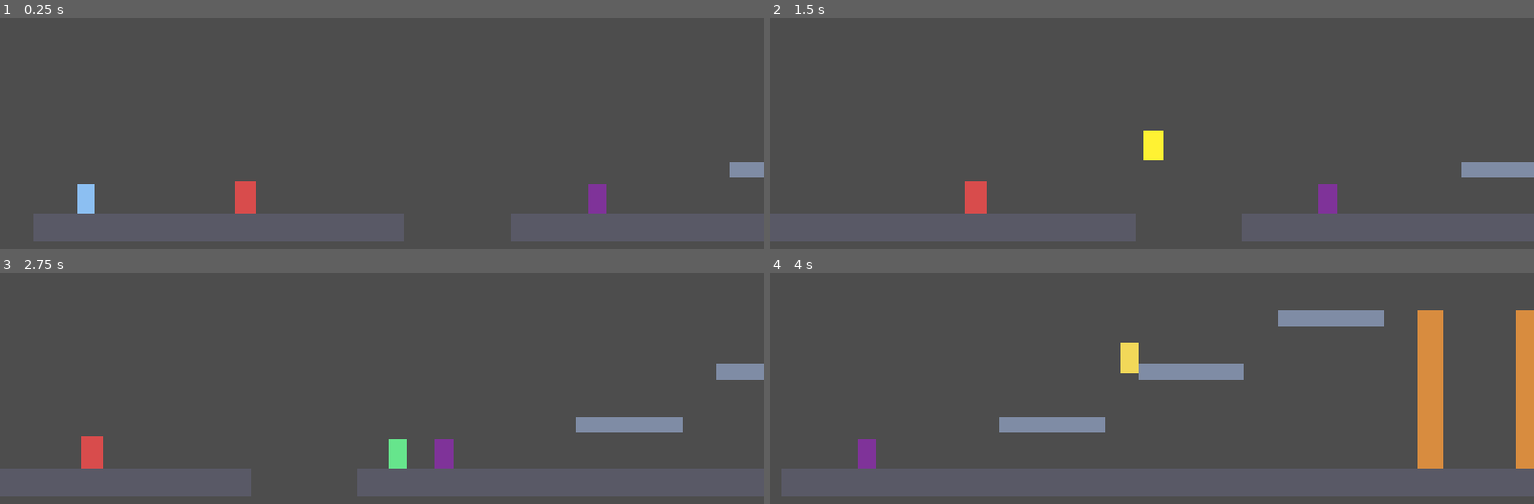
Above: before the commit, frames 1-4 (two rows, left to right).
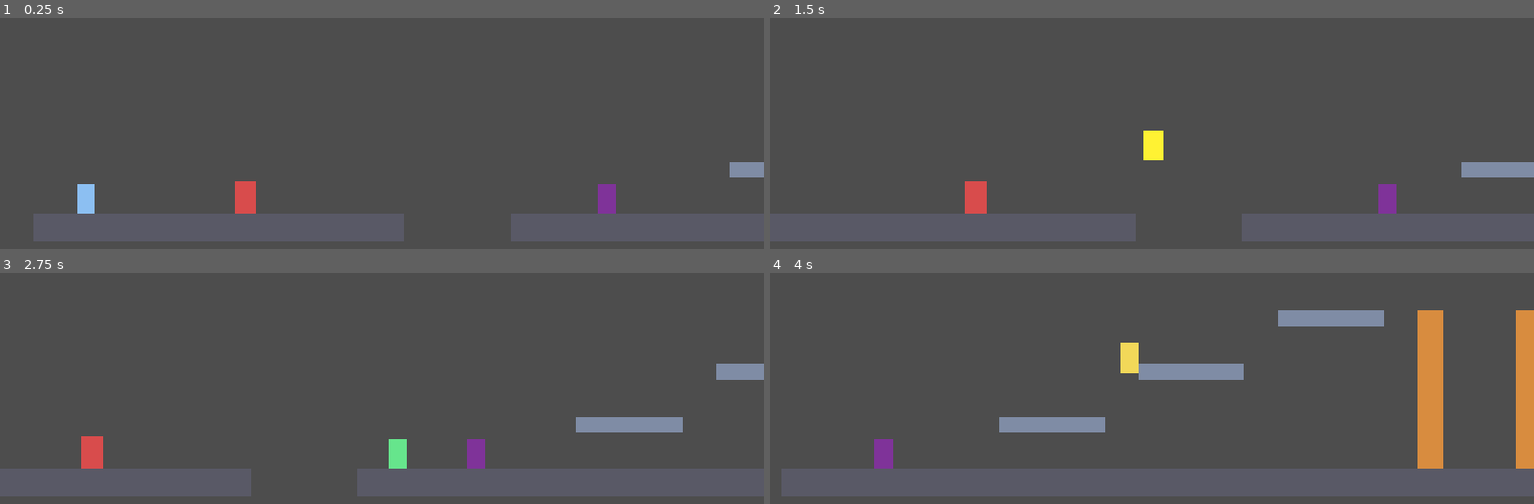
Above: after the commit, the same moments.

Repository: aslan997/Zayr
Game: Godot game, scene res://scenes/regions/TestArena.tscn
Two runs of this game, one before a commit and one after it. Both use one fixed random seed, a clock stepped at 60 frames per second and the inputs below.
Inputs:
- Up to frame 1 (0.25 s): no input
- Up to frame 2 (1.5 s): tap Enter at 0.5 s; hold Right (move_right) from 0.53 s (still down); tap J (attack) at 0.6 s; tap Space (jump) at 0.77, 1.07 s; tap Shift (dash) at 0.8, 1.35 s
- Up to frame 3 (2.75 s): tap Space (jump) at 1.52, 1.55, 1.82, 2.1 s; release Right (move_right) at 2.03 s; hold Left (move_left) from 2.03 s (still down); tap J (attack) at 2.3 s
- Up to frame 4 (4 s): release Left (move_left) at 2.78 s; hold Right (move_right) from 2.78 s (still down); tap J (attack) at 2.85 s; tap Space (jump) at 3.02, 3.32, 3.77, 3.8 s; tap Shift (dash) at 3.05, 3.6 s

The runs differ from the first frame. In frame 1, 0.3% of the frame differs, in the area x 77-81%, y 71-85%; in frame 2, 0.6%, in the area x 71-82%, y 71-85%; in frame 3, 0.6%; in frame 4, 0.6%.

Commit message:
Add combat prototype milestone 7: enemy patrol and chase
Finishes what EnemyAI's own docstring already flagged as deferred:
it now patrols back and forth within patrol_distance of wherever it
spawns (computed at ready, so the scene stays placement-agnostic),
switches to chasing once the player enters detection_range, and still
attacks within attack_range as before. EnemyAI exposes move_velocity_x
instead of touching the CharacterBody2D directly; EnemyController
applies it before move_and_slide().

No ledge detection or chase leash yet - flagged as known limitations,
not fixed here.

Co-Authored-By: Claude Sonnet 5 <noreply@anthropic.com>

Diff:
--- a/scripts/enemies/EnemyAI.gd
+++ b/scripts/enemies/EnemyAI.gd
@@ -1,22 +1,31 @@
 extends Node
 class_name EnemyAI
-## Minimal first-enemy behavior: stationary until the player enters
-## detection_range, faces them, and performs a telegraphed attack (own
-## Hitbox) when in attack_range, on a cooldown. No movement/chase/patrol
-## yet - see docs/PROGRESS.md for scope. Finds the player via the "player"
-## group (Player.tscn adds itself to it).
+## First-enemy behavior: patrols between two points centered on its spawn
+## position; when the player enters detection_range, chases them; when
+## within attack_range, performs a telegraphed attack (own Hitbox) on a
+## cooldown, standing still while doing so. Loses interest and resumes
+## patrolling once the player leaves detection_range. Finds the player via
+## the "player" group (Player.tscn adds itself to it).
 
-@onready var body: Node2D = get_parent()
+@onready var body: CharacterBody2D = get_parent()
 @onready var hitbox: Hitbox = get_parent().get_node("Hitbox")
 @onready var swing_visual: Polygon2D = hitbox.get_node("SwingVisual")
+
+@export_group("Patrol")
+## Not from the design brief - placeholder, tunable. Deliberately slower
+## than the player's run_speed so it reads as a threat to react to, not
+## outrun the reader's attention.
+@export var move_speed: float = 60.0
+## How far each way from spawn it patrols (spawn - patrol_distance to
+## spawn + patrol_distance). Relies on the enemy being placed somewhere
+## with enough clear floor either side - no ledge/edge detection yet.
+@export var patrol_distance: float = 110.0
 
 @export_group("Detection")
 @export var detection_range: float = 140.0
 @export var attack_range: float = 40.0
 
 @export_group("Telegraphed Attack")
-## Not from the design brief - placeholder, tunable. Deliberately slow/
-## readable per docs/COMBAT.md ("readable enemy telegraphs").
 @export var attack_windup: float = 0.4
 @export var attack_active_duration: float = 0.15
 @export var attack_recovery: float = 0.3
@@ -26,15 +35,25 @@
 
 var facing: float = -1.0
 var is_attacking: bool = false
+## Horizontal velocity EnemyController should apply this frame; 0 while
+## attacking so the telegraph reads clearly.
+var move_velocity_x: float = 0.0
 
 var _attack_timer: float = 0.0
 var _cooldown_timer: float = 0.0
 var _hitbox_opened: bool = false
 var _player: Node2D = null
+var _patrol_left_x: float = 0.0
+var _patrol_right_x: float = 0.0
+var _patrol_target_x: float = 0.0
 
 
 func _ready() -> void:
 	hitbox.damage = damage
+	var spawn_x: float = body.global_position.x
+	_patrol_left_x = spawn_x - patrol_distance
+	_patrol_right_x = spawn_x + patrol_distance
+	_patrol_target_x = _patrol_right_x
 
 
 func physics_update(delta: float) -> void:
@@ -42,22 +61,34 @@
 	_find_player_if_needed()
 
 	if is_attacking:
+		move_velocity_x = 0.0
 		_process_attack(delta)
 		return
 
-	if _player == null or not is_instance_valid(_player):
-		_player = null
+	var to_player_dist: float = INF
+	var to_player: float = 0.0
+	if _player and is_instance_valid(_player):
+		to_player = _player.global_position.x - body.global_position.x
+		to_player_dist = absf(to_player)
+
+	if to_player_dist <= attack_range and _cooldown_timer <= 0.0:
+		facing = signf(to_player) if to_player != 0.0 else facing
+		move_velocity_x = 0.0
+		_start_attack()
 		return
 
-	var to_player: float = _player.global_position.x - body.global_position.x
-	if absf(to_player) > detection_range:
-		return
+	if to_player_dist <= detection_range:
+		facing = signf(to_player) if to_player != 0.0 else facing
+		move_velocity_x = facing * move_speed
+	else:
+		_patrol(delta)
 
-	if to_player != 0.0:
-		facing = signf(to_player)
 
-	if absf(to_player) <= attack_range and _cooldown_timer <= 0.0:
-		_start_attack()
+func _patrol(_delta: float) -> void:
+	if absf(body.global_position.x - _patrol_target_x) < 4.0:
+		_patrol_target_x = _patrol_left_x if _patrol_target_x == _patrol_right_x else _patrol_right_x
+	facing = signf(_patrol_target_x - body.global_position.x)
+	move_velocity_x = facing * move_speed
 
 
 func _start_attack() -> void:
--- a/scripts/enemies/EnemyController.gd
+++ b/scripts/enemies/EnemyController.gd
@@ -1,9 +1,10 @@
 extends CharacterBody2D
 class_name EnemyController
-## Root controller for the first (minimal, stationary) enemy. Applies
-## gravity and delegates behavior to EnemyAI, matching the
-## Controller/component split used for the player. Handles the hit-flash
-## and death (fade + queue_free) feedback for this enemy specifically.
+## Root controller for the first enemy. Applies gravity, takes horizontal
+## velocity from EnemyAI (patrol/chase/attack), and delegates behavior to
+## it, matching the Controller/component split used for the player.
+## Handles the hit-flash and death (fade + queue_free) feedback for this
+## enemy specifically.
 
 @export var gravity: float = 1400.0
 
@@ -35,6 +36,7 @@
 		velocity.y += gravity * delta
 
 	ai.physics_update(delta)
+	velocity.x = ai.move_velocity_x
 	move_and_slide()
 
 	_hurt_flash_timer = maxf(_hurt_flash_timer - delta, 0.0)
Not shown, changed: docs/ARCHITECTURE.md
Not shown, changed: docs/COMBAT.md
Not shown, changed: docs/PROGRESS.md
